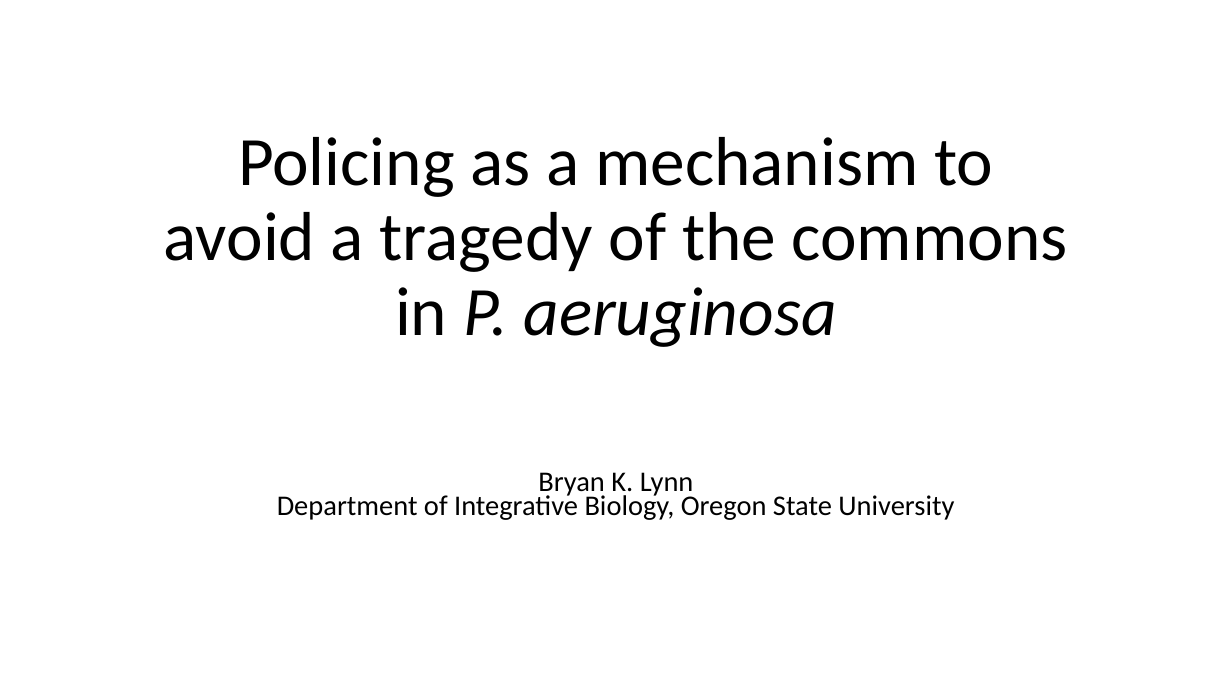
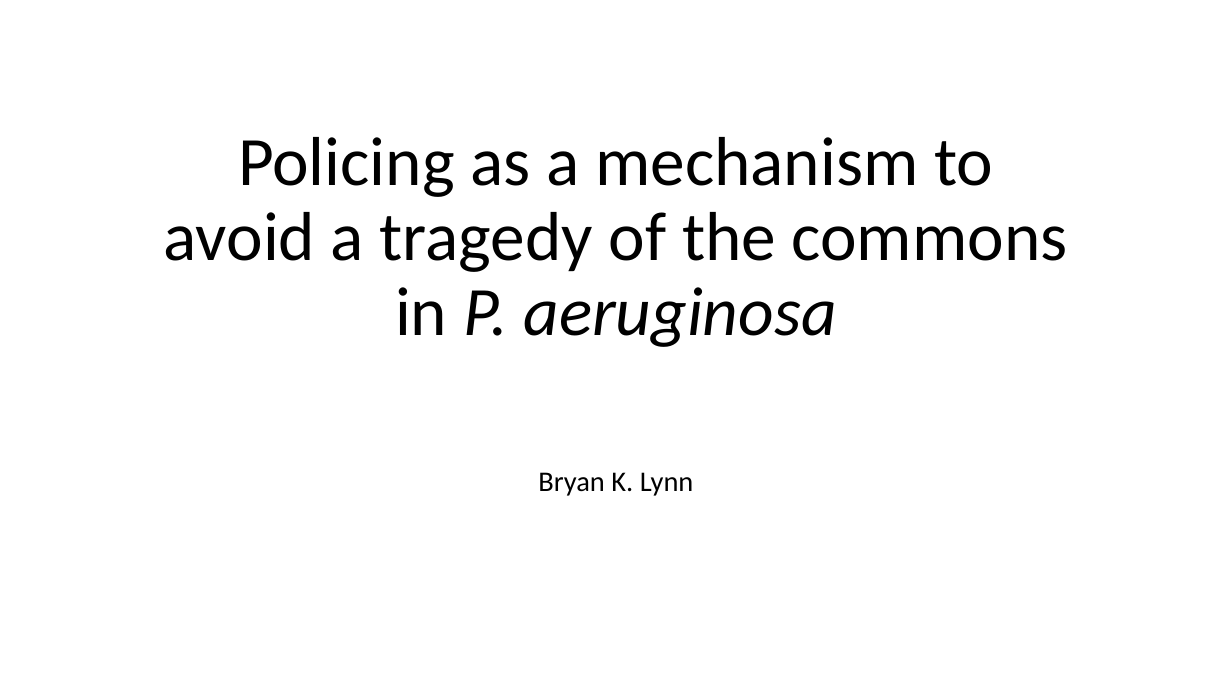
Before and after one commit to lynnbry/bacpo_git, a slide deck: slide 1 of Presentations+Papers/AW_fin.pptx. Drawn at 1232x693 pixels with LibreOffice and Linux fonts; fonts in the diff are those of the drawing. Boxes give left, top, right and bottom in pixels: in the first picture for what was removed or moved away, otherwise in the second. Text is boxed around its words. In the diff, an @@ line names an element or a change of style, - is before the commit and + after.

```diff
--- a/Presentations+Papers/AW_fin.pptx
+++ b/Presentations+Papers/AW_fin.pptx
@@ subtitle at <box>538,472,694,496</box>: text changed @@
-Bryan K. Lynn
-Department of Integrative Biology, Oregon State University
+Bryan K. Lynn
```
Also in this commit, not shown: 3 other slides changed, 2 slides added, 10 other files.
